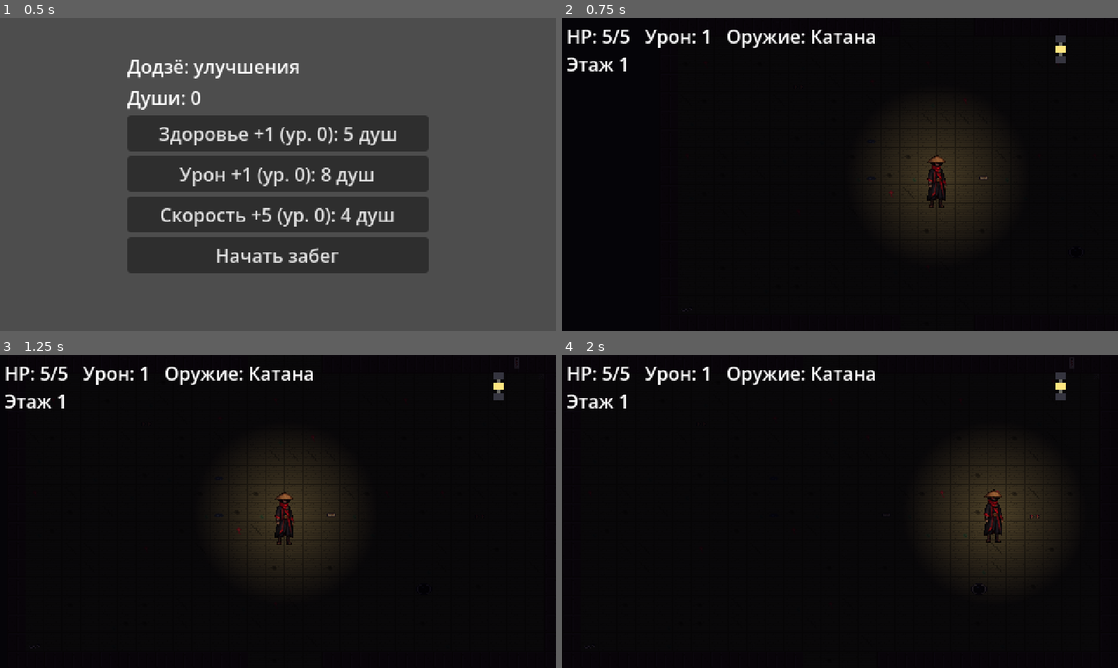
Above: before the commit, frames 1-4 (two rows, left to right).
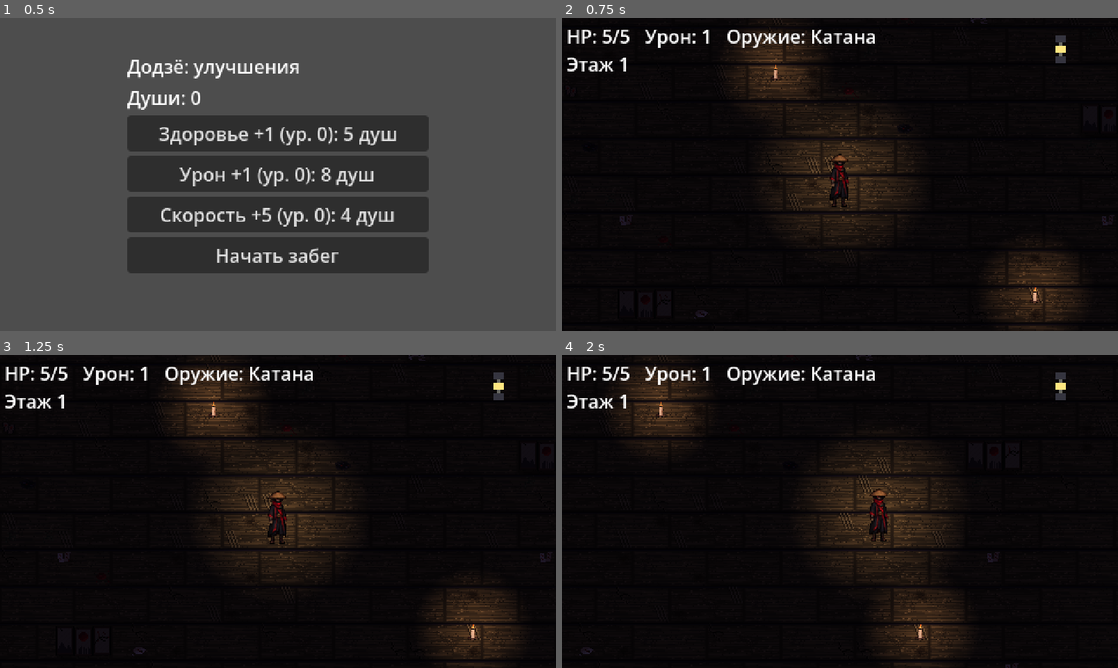
Above: after the commit, the same moments.

Repository: yungvlone112/first-roguelike-project
Game: Godot game, scene res://scenes/shop.tscn
Two runs of this game, one before a commit and one after it. Both use one fixed random seed, a clock stepped at 60 frames per second and the inputs below.
Inputs:
- Up to frame 1 (0.5 s): no input
- Up to frame 2 (0.75 s): click "Начать забег" at 0.5 s
- Up to frame 3 (1.25 s): no input
- Up to frame 4 (2 s): tap Enter at 1.25 s; hold D (move_right) from 1.28 s (still down); tap J (attack) at 1.35 s

Frame 1 is identical in both runs. In frame 2, 13% of the frame differs, in the area x 10-99%, y 0-100%; in frame 3, 6.6%; in frame 4, 15%, in the area x 3-93%, y 0-100%.

Commit message:
bigger room + generation

Diff:
--- a/scenes/player.tscn
+++ b/scenes/player.tscn
@@ -20,8 +20,8 @@
 [node name="Camera2D" type="Camera2D" parent="." unique_id=672751898]
 limit_left = 0
 limit_top = 0
-limit_right = 480
-limit_bottom = 270
+limit_right = 768
+limit_bottom = 432
 limit_smoothed = true
 position_smoothing_enabled = true
 
--- a/scripts/floor_gen.gd
+++ b/scripts/floor_gen.gd
@@ -101,7 +101,7 @@
 	for c in rooms:
 		var r = rooms[c]
 		if r.kind == "normal":
-			r.enemy_count = rng.randi_range(2, 3 + floor_num)
+			r.enemy_count = rng.randi_range(3, 4 + floor_num)   # комната больше — врагов чуть больше
 		_assign_shape(r, rng)
 	return rooms
 
@@ -253,13 +253,21 @@
 	return _cut_rect(corner, w, h)
 
 
+# Размеры вырезов заданы для прежней комнаты 30x17; под текущую сетку масштабируем
+const CUT_SCALE := 1.5
+
 static func _cut_rect(corner: int, w: int, h: int) -> Rect2i:
+	w = roundi(w * CUT_SCALE)
+	h = roundi(h * CUT_SCALE)
+	var x1 := RoomLayout.COLS - 1   # правая граница пола (не включая)
+	var y0 := RoomLayout.TOP        # первый ряд пола
+	var y1 := RoomLayout.ROWS - 1
 	match corner:
 		0:
-			return Rect2i(1, 1, w, h)
+			return Rect2i(1, y0, w, h)
 		1:
-			return Rect2i(29 - w, 1, w, h)
+			return Rect2i(x1 - w, y0, w, h)
 		2:
-			return Rect2i(1, 16 - h, w, h)
+			return Rect2i(1, y1 - h, w, h)
 		_:
-			return Rect2i(29 - w, 16 - h, w, h)
+			return Rect2i(x1 - w, y1 - h, w, h)
--- a/scripts/main.gd
+++ b/scripts/main.gd
@@ -83,6 +83,9 @@
 			current.boss_side = side
 	player.global_position = RoomLayout.spawn_point(entry_side)
 	player.velocity = Vector2.ZERO
+	var cam: Camera2D = player.get_node("Camera2D")
+	cam.force_update_scroll()
+	cam.reset_smoothing()   # при входе в комнату камера сразу на игроке, без наезда
 	add_child(current)
 	move_child(current, 0)
 	current.exited.connect(_on_room_exited)
--- a/scripts/room.gd
+++ b/scripts/room.gd
@@ -25,9 +25,11 @@
 	"story": Color(1.1, 0.85, 1.3),
 }
 
-const TRIGGER_RECT := Rect2(90, 58, 300, 156)   # игрок вошёл сюда: начинается бой
-const SCREEN := Rect2(0, 0, 480, 270)
 const LEAVE_COOLDOWN := 0.8
+
+# Игрок вошёл в эту зону (центр комнаты ± 250x120): начинается бой
+var trigger_rect := Rect2(RoomLayout.CENTER - Vector2(250, 120), Vector2(500, 240))
+var bounds := Rect2(Vector2.ZERO, RoomLayout.SIZE)   # вся комната целиком
 
 var data                      # FloorGen.RoomData
 var entry_side := -1          # через какую дверь вошли (-1: старт этажа)
@@ -84,6 +86,7 @@
 		w.size = Vector2(r.size * RoomLayout.TILE)
 		w.position = Vector2(r.position * RoomLayout.TILE)
 		add_child(w)
+		w.get_node("Visual").visible = false   # картинку стен рисует RoomDressing
 
 
 func _build_doors() -> void:
@@ -143,7 +146,7 @@
 	if data.kind == "boss":
 		var b = BOSS.instantiate()
 		b.max_hp = boss_hp
-		b.position = Vector2(240, 136)
+		b.position = RoomLayout.CENTER
 		enemies.add_child(b)
 		return
 	for i in data.enemy_count:
@@ -179,7 +182,7 @@
 			descend.emit()
 			return
 	# 3. Начало боя
-	if not started and TRIGGER_RECT.has_point(p):
+	if not started and trigger_rect.has_point(p):
 		_start_combat()
 	# 4. Страховки
 	_keep_player_inside(p)
@@ -201,7 +204,7 @@
 
 
 func _keep_player_inside(p: Vector2) -> void:
-	if not SCREEN.has_point(p):
+	if not bounds.has_point(p):
 		push_warning("Игрок оказался за пределами комнаты без двери, возвращаю")
 		player.global_position = RoomLayout.spawn_point(entry_side)
 		return
@@ -224,7 +227,7 @@
 
 # Переставляет застрявшего или вылетевшего за пределы врага в свободную точку (вызывают и сами враги)
 func unstick(e: Node2D) -> void:
-	var avoid := Vector2(240, 136)
+	var avoid := RoomLayout.CENTER
 	if player != null and is_instance_valid(player):
 		avoid = player.global_position
 	e.global_position = dressing.random_enemy_point(avoid, 90.0)
@@ -275,11 +278,11 @@
 func drop_rewards() -> void:
 	if data.kind == "boss":
 		Meta.add_souls(10)
-		spawn_pickup("heal", Vector2(196, 136))
-		spawn_pickup(["damage", "speed", "maxhp"].pick_random(), Vector2(284, 136))
+		spawn_pickup("heal", RoomLayout.CENTER + Vector2(-44, 0))
+		spawn_pickup(["damage", "speed", "maxhp"].pick_random(), RoomLayout.CENTER + Vector2(44, 0))
 		_spawn_portal(true)
 	elif randf() < 0.3:
-		spawn_pickup("heal", Vector2(240, 136))
+		spawn_pickup("heal", RoomLayout.CENTER)
 
 
 func spawn_pickup(kind, pos) -> void:
@@ -294,7 +297,7 @@
 	if portal_ready_ms >= 0:
 		return   # портал уже есть
 	var holder := Node2D.new()
-	holder.position = Vector2(240, 120)
+	holder.position = RoomLayout.CENTER + Vector2(0, -16)
 	add_child(holder)
 	var spr := Sprite2D.new()
 	spr.texture = PORTAL_TEX
--- a/scripts/room_dressing.gd
+++ b/scripts/room_dressing.gd
@@ -7,19 +7,23 @@
 const LIGHT = preload("res://scripts/light.gd")
 
 const TILE := 16
-const OBSTACLE_GAP := 16.0   # минимальный просвет между препятствиями
+const OBSTACLE_GAP := 24.0   # минимальный просвет между препятствиями (герой 16 px в ширину)
 const ART := "res://art/"
 
 # --- Темы: какие тайлы и предметы встречаются (число = вес) ---
+# mats: пол из циновок татами (атлас tiles/tatami_atlas.png: 4x2 тайла на циновку, 2 варианта)
+# floor: запасной вариант — случайные тайлы целиком (если mats нет)
+# overlays: прозрачные накладки поверх пола ("" = без накладки)
 const THEMES := {
 	"tatami": {
-		"floor": {
-			"floor.png": 70.0,
-			"tiles/floor_scratch.png": 8.0,
-			"tiles/floor_crack.png": 8.0,
-			"tiles/floor_stain.png": 6.0,
-			"tiles/floor_mold.png": 4.0,
-			"tiles/floor_blood.png": 1.5,
+		"mats": true,
+		"overlays": {
+			"": 88.0,
+			"tiles/floor_scratch.png": 3.5,
+			"tiles/floor_crack.png": 3.5,
+			"tiles/floor_stain.png": 2.5,
+			"tiles/floor_mold.png": 1.5,
+			"tiles/floor_blood.png": 0.8,
 		},
 		"wall_decals": {
 			"tiles/wall_plaster.png": 4.0,
@@ -33,11 +37,13 @@
 		"solid": {"pillar": 3.0, "table": 3.0, "screen": 3.0, "lantern": 2.0,
 			"rubble": 2.0, "well": 1.0},
 	},
-	# Заготовки особых комнат: только обычный пол, без декора и препятствий
-	"plain": {"floor": {"floor.png": 100.0}},
+	# Заготовки особых комнат: только пол-татами, без декора и препятствий
+	"plain": {"mats": true},
 	# Пример второй темы для других этажей
 	"boards": {
 		"floor": {"tiles/floor_boards.png": 100.0},
+		"overlays": {"": 90.0, "tiles/floor_crack.png": 4.0, "tiles/floor_stain.png": 3.0,
+			"tiles/floor_blood.png": 1.0},
 		"wall_decals": {"tiles/wall_plaster.png": 4.0, "tiles/wall_mold.png": 3.0,
 			"tiles/wall_ofuda.png": 2.0},
 		"decor": {"sandals": 2.0, "plate": 2.0, "bones": 3.0, "candle": 3.0,
@@ -59,15 +65,16 @@
 	"puddle": {"tex": "props/puddle.png", "place": "any"},
 	"kokeshi": {"tex": "props/kokeshi.png", "place": "wall"},
 	"candle": {"tex": "props/candle.png", "place": "any",
-		"light": {"offset": Vector2(8, 6), "radius": 48.0, "tint": Color(1.0, 0.8, 0.55)}},
+		"light": {"offset": Vector2(8, 4), "radius": 52.0, "tint": Color(1.0, 0.8, 0.55)}},
 	"cobweb": {"tex": "props/cobweb.png", "place": "any"},
-	"pillar": {"tex": "props/pillar.png", "solid": Rect2(3, 0, 10, 16)},
-	"table": {"tex": "props/table.png", "solid": Rect2(2, 5, 28, 9)},
-	"screen": {"tex": "props/screen.png", "solid": Rect2(2, 2, 28, 13)},
-	"rubble": {"tex": "props/rubble.png", "solid": Rect2(2, 5, 12, 9)},
-	"well": {"tex": "props/well.png", "solid": Rect2(1, 4, 14, 11)},
-	"lantern": {"tex": "props/lantern.png", "solid": Rect2(4, 6, 8, 10),
-		"light": {"offset": Vector2(8, 8), "radius": 90.0, "tint": Color(1.0, 0.85, 0.6)}},
+	# Крупные предметы (размер кратен 16 px): спрайт 16x32, коллизия только у основания
+	"pillar": {"tex": "props/pillar.png", "solid": Rect2(2, 20, 12, 11)},
+	"table": {"tex": "props/table.png", "solid": Rect2(5, 7, 38, 19)},
+	"screen": {"tex": "props/screen.png", "solid": Rect2(1, 8, 46, 20)},
+	"rubble": {"tex": "props/rubble.png", "solid": Rect2(2, 4, 28, 11)},
+	"well": {"tex": "props/well.png", "solid": Rect2(2, 10, 28, 18)},
+	"lantern": {"tex": "props/lantern.png", "solid": Rect2(3, 18, 10, 13),
+		"light": {"offset": Vector2(8, 12), "radius": 96.0, "tint": Color(1.0, 0.85, 0.6)}},
 }
 
 const SPECIAL_KINDS := ["shop", "chest", "story"]
@@ -96,17 +103,19 @@
 	var theme: Dictionary = THEMES.get(theme_name, THEMES["tatami"])
 	_make_reserved(data.doors)
 	_danger = _danger_cells(boss_side)
+	_build_walls()
 	_build_floor(theme)
 	if special:
 		return
 	_place_wall_decals(theme)
-	var count := _rng.randi_range(2, 3 + mini(floor_num, 3))
+	# Комната примерно вдвое больше прежней, предметов тоже больше
+	var count := _rng.randi_range(4, 6 + mini(floor_num, 3))
 	if data.kind == "boss":
-		count = _rng.randi_range(0, 2)
+		count = _rng.randi_range(1, 3)
 	elif data.kind == "start":
-		count = _rng.randi_range(1, 2)
+		count = _rng.randi_range(2, 4)
 	_place_obstacles(theme, count)
-	_place_decor(theme, _rng.randi_range(6, 10))
+	_place_decor(theme, _rng.randi_range(14, 22))
 	_place_corner_webs()
 	if boss_side >= 0:
 		_place_danger_marks(boss_side)
@@ -125,21 +134,23 @@
 		if _hits_any(Rect2(p - Vector2(10, 10), Vector2(20, 20)), blocked):
 			continue
 		return p
-	return Vector2(240, 136)
+	return RoomLayout.CENTER
 
 
 # ---------- Резервы: гарантированный проход от каждой двери к центру ----------
 func _make_reserved(doors: Array) -> void:
-	_reserved = [Rect2(200, 104, 80, 64)]
-	_keep_clear = [Rect2(208, 112, 64, 48)]
+	var c := RoomLayout.CENTER
+	var sz := RoomLayout.SIZE
+	_reserved = [Rect2(c.x - 56, c.y - 40, 112, 80)]
+	_keep_clear = [Rect2(c.x - 60, c.y - 32, 120, 64)]
 	if doors[0]:
-		_reserved.append(Rect2(208, 0, 64, 136))
+		_reserved.append(Rect2(c.x - 32, 0, 64, c.y))
 	if doors[1]:
-		_reserved.append(Rect2(240, 112, 240, 48))
+		_reserved.append(Rect2(c.x, c.y - 32, sz.x - c.x, 64))
 	if doors[2]:
-		_reserved.append(Rect2(208, 136, 64, 136))
+		_reserved.append(Rect2(c.x - 32, c.y, 64, sz.y - c.y))
 	if doors[3]:
-		_reserved.append(Rect2(0, 112, 240, 48))
+		_reserved.append(Rect2(0, c.y - 32, c.x, 64))
 	for side in 4:
 		if doors[side]:
 			var s: Vector2 = RoomLayout.SPAWNS[side]
@@ -147,18 +158,39 @@
 
 
 # ---------- Пол ----------
+# Циновки 4x2 тайла, уложены «кирпичной» кладкой: каждый второй ряд сдвинут на пол-циновки
+func _mat_region(gx: int, gy: int) -> Rect2i:
+	var row := floori((gy - RoomLayout.TOP) / 2.0)
+	var ty := posmod(gy - RoomLayout.TOP, 2)
+	var off := posmod(row, 2) * 2
+	var tx := posmod(gx - 1 + off, 4)
+	var mx := floori((gx - 1 + off) / 4.0)
+	var variant := posmod(mx * 7 + row * 13, 2)
+	return Rect2i(tx * TILE, (variant * 2 + ty) * TILE, TILE, TILE)
+
+
 func _build_floor(theme: Dictionary) -> void:
 	var img := Image.create(RoomLayout.COLS * TILE, RoomLayout.ROWS * TILE, false, Image.FORMAT_RGBA8)
+	var use_mats: bool = theme.get("mats", false)
+	var atlas: Image = _image(ART + "tiles/tatami_atlas.png") if use_mats else null
+	var rect := Rect2i(0, 0, TILE, TILE)
 	for gy in RoomLayout.ROWS:
 		for gx in RoomLayout.COLS:
 			if not _layout.is_floor(gx, gy):
 				continue
-			var path: String = ART + _pick(theme["floor"])
+			var dst := Vector2i(gx * TILE, gy * TILE)
+			if use_mats:
+				img.blit_rect(atlas, _mat_region(gx, gy), dst)
+			else:
+				img.blit_rect(_image(ART + _pick(theme["floor"])), rect, dst)
+			if theme.has("overlays"):
+				var ov: String = _pick(theme["overlays"])
+				if ov != "":
+					img.blend_rect(_image(ART + ov), rect, dst)
 			var key := Vector2i(gx, gy)
 			if _danger.has(key) and _rng.randf() < DANGER_CHANCE[_danger[key]]:
-				path = ART + "tiles/floor_danger.png"
-			var src := _image(path)
-			img.blit_rect(src, Rect2i(0, 0, TILE, TILE), Vector2i(gx * TILE, gy * TILE))
+				img.blend_rect(_image(ART + "tiles/floor_danger.png"), rect, dst)
+	_bake_shadows(img)
 	var spr := Sprite2D.new()
 	spr.texture = ImageTexture.create_from_image(img)
 	spr.centered = false
@@ -167,12 +199,67 @@
 	floor_sprite = spr
 
 
+# Тень от стен прямо в картинке пола: сверху сильнее (стена высокая), по бокам слабее
+func _bake_shadows(img: Image) -> void:
+	for gy in RoomLayout.ROWS:
+		for gx in RoomLayout.COLS:
+			if not _layout.is_floor(gx, gy):
+				continue
+			var ox := gx * TILE
+			var oy := gy * TILE
+			if gy > 0 and not _layout.is_floor(gx, gy - 1):
+				for k in 8:
+					_darken_row(img, ox, oy + k, 0.45 + 0.55 * k / 8.0)
+			if gx > 0 and not _layout.is_floor(gx - 1, gy):
+				for k in 4:
+					_darken_col(img, ox + k, oy, 0.7 + 0.3 * k / 4.0)
+			if gx < RoomLayout.COLS - 1 and not _layout.is_floor(gx + 1, gy):
+				for k in 4:
+					_darken_col(img, ox + TILE - 1 - k, oy, 0.7 + 0.3 * k / 4.0)
+
+
+func _darken_row(img: Image, x: int, y: int, f: float) -> void:
+	for i in TILE:
+		var c := img.get_pixel(x + i, y)
+		img.set_pixel(x + i, y, Color(c.r * f, c.g * f, c.b * f, c.a))
+
+
+func _darken_col(img: Image, x: int, y: int, f: float) -> void:
+	for i in TILE:
+		var c := img.get_pixel(x, y + i)
+		img.set_pixel(x, y + i, Color(c.r * f, c.g * f, c.b * f, c.a))
+
+
+# ---------- Стены ----------
+# Одна картинка на все стены: «лицо» (клетка, под которой пол) — штукатурка со столбами
+# через каждые 5 клеток, всё остальное — тёмная крыша (cap). Коллизии даёт room.gd.
+func _build_walls() -> void:
+	var img := Image.create(RoomLayout.COLS * TILE, RoomLayout.ROWS * TILE, false, Image.FORMAT_RGBA8)
+	var face := _image(ART + "wall.png")
+	var post := _image(ART + "tiles/wall_post.png")
+	var cap := _image(ART + "tiles/wall_cap.png")
+	var rect := Rect2i(0, 0, TILE, TILE)
+	for gy in RoomLayout.ROWS:
+		for gx in RoomLayout.COLS:
+			if _layout.wall_mask[gy * RoomLayout.COLS + gx] == 0:
+				continue
+			var src: Image = cap
+			if _layout.is_floor(gx, gy + 1):
+				src = post if gx % 5 == 0 else face
+			img.blit_rect(src, rect, Vector2i(gx * TILE, gy * TILE))
+	var spr := Sprite2D.new()
+	spr.texture = ImageTexture.create_from_image(img)
+	spr.centered = false
+	spr.z_index = -1
+	add_child(spr)
+
+
 # ---------- Опасность: дорожка к двери босса и черепа по бокам ----------
 func _danger_cells(boss_side: int) -> Dictionary:
 	var out := {}
 	if boss_side < 0:
 		return out
-	var r: Rect2i = RoomLayout.DOOR_CELLS[boss_side]
+	var r: Rect2i = RoomLayout.door_edge(boss_side)
 	var d: Vector2i = RoomLayout.DIR[boss_side]
 	for k in DANGER_CHANCE.size():
 		for y in range(r.position.y, r.end.y):
@@ -182,7 +269,7 @@
 
 
 func _place_danger_marks(boss_side: int) -> void:
-	var r: Rect2i = RoomLayout.DOOR_CELLS[boss_side]
+	var r: Rect2i = RoomLayout.door_edge(boss_side)
 	var flank: Array[Vector2i] = []
 	if boss_side == 0 or boss_side == 2:   # горизонтальная дверь: стены слева и справа
 		flank = [Vector2i(r.position.x - 1, r.position.y), Vector2i(r.end.x, r.position.y)]
@@ -204,8 +291,10 @@
 			if _layout.wall_mask[y * RoomLayout.COLS + x] == 1 and _layout.is_floor(x, y + 1):
 				cands.append(Vector2i(x, y))
 	_shuffle(cands)
-	var n := mini(_rng.randi_range(3, 5), cands.size())
+	var n := mini(_rng.randi_range(7, 11), cands.size())
 	for i in n:
+		if cands[i].x % 5 == 0:
+			continue   # на столбах накладок не бывает
 		var s := Sprite2D.new()
 		s.texture = _tex(ART + _pick(theme["wall_decals"]))
 		s.centered = false
@@ -217,7 +306,7 @@
 func _place_obstacles(theme: Dictionary, count: int) -> void:
 	var placed := 0
 	var tries := 0
-	while placed < count and tries < 100:
+	while placed < count and tries < 200:
 		tries += 1
 		var id := _pick(theme["solid"])
 		var def: Dictionary = PROPS[id]
@@ -269,7 +358,7 @@
 func _place_decor(theme: Dictionary, count: int) -> void:
 	var placed := 0
 	var tries := 0
-	while placed < count and tries < 150:
+	while placed < count and tries < 300:
 		tries += 1
 		var id := _pick(theme["decor"])
 		var def: Dictionary = PROPS[id]
@@ -296,7 +385,7 @@
 # Паутина в углах, где сходятся две стены (в том числе во внутренних углах Г-комнат)
 func _place_corner_webs() -> void:
 	var cands: Array[Vector3i] = []   # x, y, flip
-	for y in range(1, RoomLayout.ROWS - 1):
+	for y in range(RoomLayout.TOP, RoomLayout.ROWS - 1):
 		for x in range(1, RoomLayout.COLS - 1):
 			if not _layout.is_floor(x, y) or _layout.is_floor(x, y - 1):
 				continue
@@ -307,7 +396,7 @@
 			elif e_wall:
 				cands.append(Vector3i(x, y, 1))
 	_shuffle(cands)
-	for i in mini(3, cands.size()):
+	for i in mini(5, cands.size()):
 		if _rng.randf() < 0.6:
 			var s := Sprite2D.new()
 			s.texture = _tex(ART + PROPS["cobweb"]["tex"])
--- a/scripts/room_layout.gd
+++ b/scripts/room_layout.gd
@@ -1,15 +1,21 @@
 extends RefCounted
-## Маска комнаты на сетке 30x17 тайлов (по 16 px): где пол, где стены, где двери.
+## Маска комнаты на сетке 48x27 тайлов (по 16 px = 768x432): где пол, где стены, где двери.
+## Камера следует за игроком (лимиты в player.tscn), комната больше одного экрана 480x270.
+## Северная стена двухрядная (крыша + «лицо»), поэтому пол начинается с ряда TOP.
 
-const COLS := 30
-const ROWS := 17
+const COLS := 48
+const ROWS := 27
 const TILE := 16
+const TOP := 2                       # первый ряд пола (ряды 0..1 — северная стена)
+const SIZE := Vector2(768, 432)      # COLS * TILE, ROWS * TILE
+const CENTER := Vector2(384, 224)    # середина пола: босс, награды, портал
 
 const DIR := [Vector2i(0, -1), Vector2i(1, 0), Vector2i(0, 1), Vector2i(-1, 0)]  # N E S W
 # Клетки дверных проёмов (в кольце стен) по сторонам N E S W
-const DOOR_CELLS := [Rect2i(13, 0, 4, 1), Rect2i(29, 7, 1, 3), Rect2i(13, 16, 4, 1), Rect2i(0, 7, 1, 3)]
+# (северная дверь занимает оба ряда стены)
+const DOOR_CELLS := [Rect2i(22, 0, 4, 2), Rect2i(47, 12, 1, 4), Rect2i(22, 26, 4, 1), Rect2i(0, 12, 1, 4)]
 # Куда ставим игрока, вошедшего через дверь этой стороны
-const SPAWNS := [Vector2(240, 40), Vector2(440, 136), Vector2(240, 232), Vector2(40, 136)]
+const SPAWNS := [Vector2(384, 64), Vector2(728, 224), Vector2(384, 380), Vector2(40, 224)]
 
 var floor_mask := PackedByteArray()
 var wall_mask := PackedByteArray()
@@ -21,8 +27,8 @@
 	wall_mask.resize(COLS * ROWS)
 	floor_mask.fill(0)
 	wall_mask.fill(0)
-	# Внутренность комнаты: колонки 1..28, строки 1..15
-	for y in range(1, ROWS - 1):
+	# Внутренность комнаты: колонки 1..COLS-2, строки TOP..ROWS-2
+	for y in range(TOP, ROWS - 1):
 		for x in range(1, COLS - 1):
 			floor_mask[y * COLS + x] = 1
 	# Вырезы углов
@@ -50,6 +56,15 @@
 						near = true
 			if near:
 				wall_mask[y * COLS + x] = 1
+	# Над «лицом» стены (клетка, под которой пол) добавляем ряд крыши: стена двухрядная
+	var roof: Array[int] = []
+	for y in range(1, ROWS):
+		for x in COLS:
+			if wall_mask[y * COLS + x] == 1 and is_floor(x, y + 1) \
+					and wall_mask[(y - 1) * COLS + x] == 0 and not is_floor(x, y - 1):
+				roof.append((y - 1) * COLS + x)
+	for i in roof:
+		wall_mask[i] = 1
 
 
 func is_floor(x: int, y: int) -> bool:
@@ -60,8 +75,16 @@
 
 static func spawn_point(side: int) -> Vector2:
 	if side < 0:
-		return Vector2(240, 136)
+		return CENTER
 	return SPAWNS[side]
+
+
+# Клетки двери, ближайшие к комнате (у северной двери это нижний из двух рядов)
+static func door_edge(side: int) -> Rect2i:
+	var r: Rect2i = DOOR_CELLS[side]
+	if side == 0:
+		return Rect2i(r.position.x, r.end.y - 1, r.size.x, 1)
+	return r
 
 
 func door_rect(side: int) -> Rect2:
--- a/scripts/room_special.gd
+++ b/scripts/room_special.gd
@@ -6,6 +6,7 @@
 ## он будет вызван (room — узел комнаты, data — её RoomData, data.state хранит состояние).
 
 const KINDS := ["shop", "chest", "story"]
+const RoomLayout = preload("res://scripts/room_layout.gd")
 const CUSTOM_DIR := "res://scenes/rooms/"
 
 const CHEST_TEX = preload("res://art/props/chest.png")
@@ -48,7 +49,7 @@
 
 # ---------- Сундук ----------
 func _chest() -> void:
-	var pos := Vector2(240, 136)
+	var pos := RoomLayout.CENTER
 	var opened: bool = data.state.get("opened", false)
 	var spr := _sprite(CHEST_OPEN_TEX if opened else CHEST_TEX, pos)
 	_solid(pos + Vector2(0, 2), Vector2(12, 8))
@@ -65,8 +66,8 @@
 	spr.texture = CHEST_OPEN_TEX
 	area.set_deferred("monitoring", false)
 	Sfx.play("pickup")
-	room.spawn_pickup.call_deferred("heal", Vector2(224, 164))
-	room.spawn_pickup.call_deferred(["damage", "speed", "maxhp"].pick_random(), Vector2(256, 164))
+	room.spawn_pickup.call_deferred("heal", RoomLayout.CENTER + Vector2(-16, 28))
+	room.spawn_pickup.call_deferred(["damage", "speed", "maxhp"].pick_random(), RoomLayout.CENTER + Vector2(16, 28))
 
 
 # ---------- Магазин ----------
@@ -85,10 +86,11 @@
 	for s in 4:
 		if data.doors[s]:
 			door_side = s
-	var row_y := 200.0 if door_side == 0 else 72.0   # подальше от прохода от двери
+	var c := RoomLayout.CENTER
+	var row_y := c.y + 64.0 if door_side == 0 else c.y - 64.0   # подальше от прохода от двери
 	for i in 3:
 		var kind: String = kinds[i]
-		var pos := Vector2(200.0 + 40.0 * i, row_y)
+		var pos := Vector2(c.x - 40.0 + 40.0 * i, row_y)
 		_sprite(PEDESTAL_TEX, pos)
 		var item := ColorRect.new()
 		item.color = ITEMS[kind]["color"]
@@ -102,7 +104,7 @@
 		else:
 			var area := _trigger(pos, Vector2(20, 20))
 			area.body_entered.connect(_buy.bind(i, kind, item, lbl))
-	_label("Магазин", Vector2(240, 30))
+	_label("Магазин", Vector2(c.x, 44))
 
 
 # Заготовка: покупка происходит при касании пьедестала
@@ -125,7 +127,7 @@
 
 # ---------- Сюжетная комната ----------
 func _story() -> void:
-	var pos := Vector2(240, 136)
+	var pos := RoomLayout.CENTER
 	_sprite(ALTAR_TEX, pos)
 	_solid(pos + Vector2(0, 2), Vector2(14, 10))
 	_label("Сюжет", pos + Vector2(0, 16))
--- a/test/sdda.gd
+++ /dev/null
@@ -1,11 +0,0 @@
-extends Node
-
-
-# Called when the node enters the scene tree for the first time.
-func _ready() -> void:
-	pass # Replace with function body.
-
-
-# Called every frame. 'delta' is the elapsed time since the previous frame.
-func _process(delta: float) -> void:
-	pass
Binary file changed: art/floor.png
Binary file changed: art/props/bones.png
Binary file changed: art/props/candle.png
Binary file changed: art/props/charms.png
Binary file changed: art/props/cobweb.png
Binary file changed: art/props/kokeshi.png
Binary file changed: art/props/lantern.png
Binary file changed: art/props/pillar.png
Binary file changed: art/props/plate.png
Binary file changed: art/props/puddle.png
Binary file changed: art/props/rubble.png
Binary file changed: art/props/sandals.png
(and 27 more such lines)
